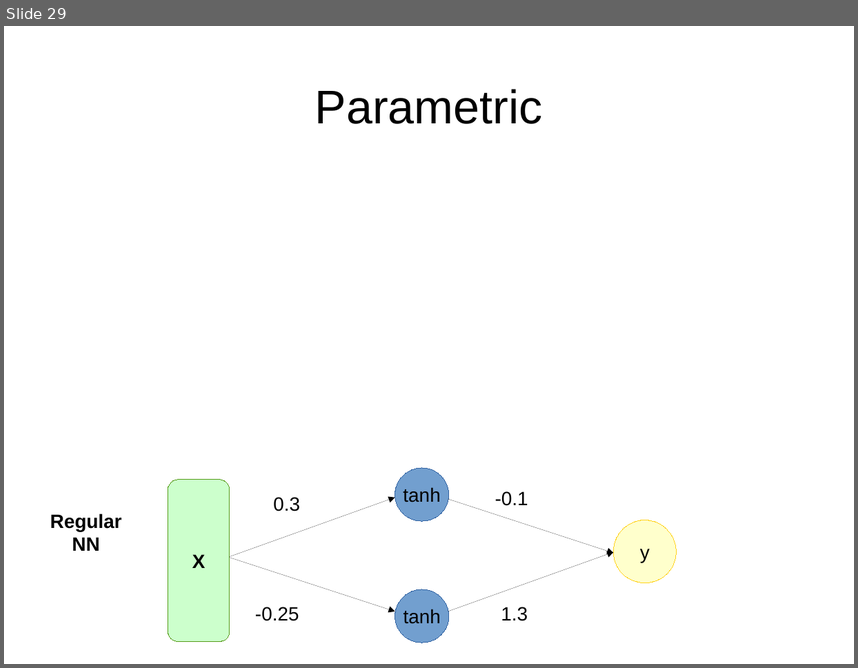
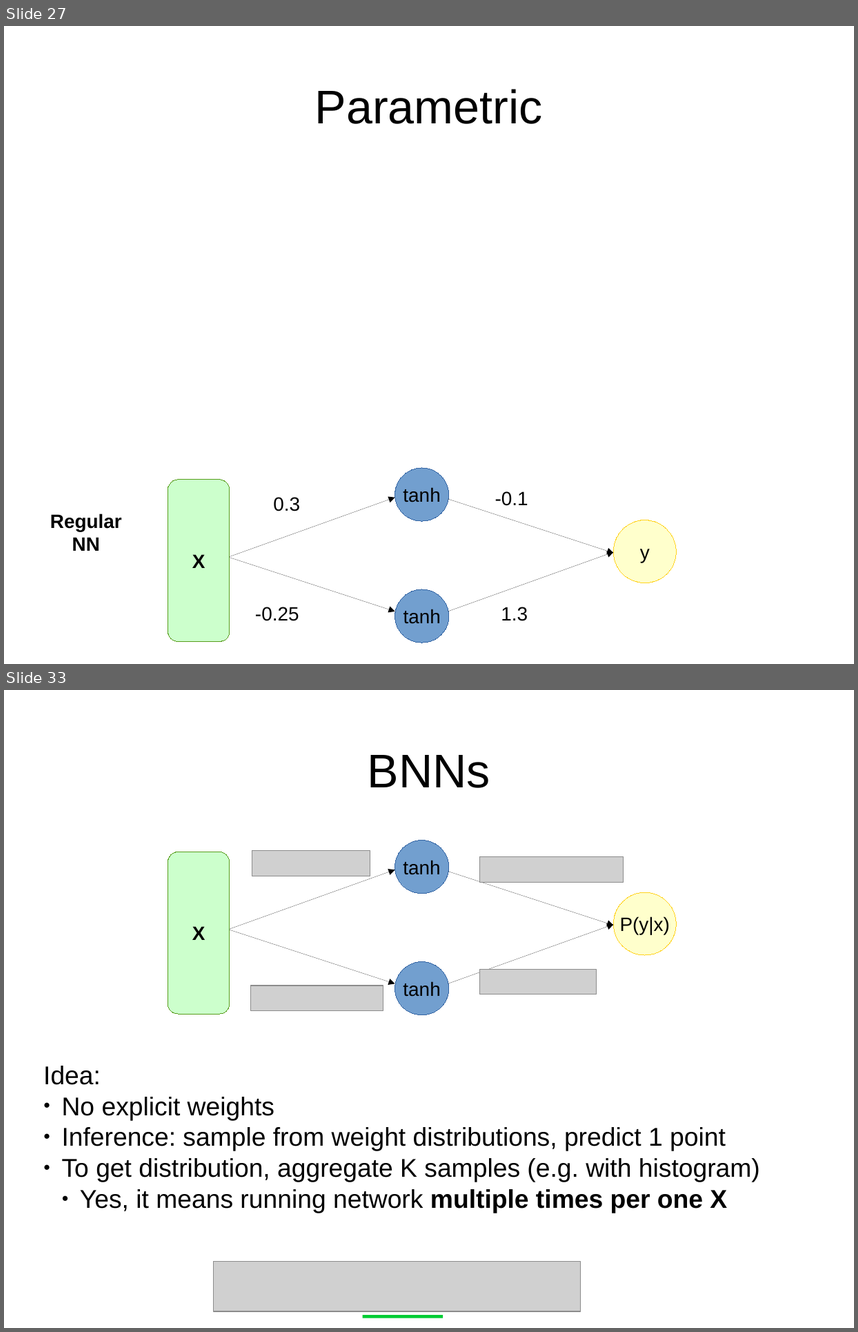
Before and after one commit to justheuristic/picsart_rl, a slide deck: day4/lecture_part1.odp. Shown one above the other, each under a label of ours: slide 29 before the commit, slides 27 and 33 after it; the slides between them are not shown. The pictures are 858x668 and 858x1332 pixels, drawn with LibreOffice and Linux fonts; fonts in the diff are those of the drawing; grey boxes stand for pictures. Boxes give left, top, right and bottom in pixels: in the first picture for what was removed or moved away, otherwise in the second. Text is boxed around its words. In the diff, an @@ line names an element or a change of style, - is before the commit and + after.

Commit message:
fix lecture titles, minor typos, major typos, etc.

```diff
--- a/day4/lecture_part1.odp
+++ b/day4/lecture_part1.odp
@@ slide 33 added at <box>4,690,854,1328</box>, background #FFFFFF @@
@@ title added at <box>368,755,490,788</box>, 44 pt, text #000000 @@
+BNNs
@@ freeform shape added at <box>168,852,230,1014</box>, fill #CCFFCC, outline #579D1C 0 pt, 18 pt, text #000000, bold @@
+X
@@ picture added at <box>252,851,370,876</box> @@
@@ ellipse added at <box>395,840,449,894</box>, fill #729FCF, outline #3465A4 0 pt, 18 pt, text #000000 @@
+tanh
@@ arrow added from (229, 929) to (395, 869), #000000 0 pt @@
@@ arrow added from (448, 871) to (613, 925), #000000 0 pt @@
@@ picture added at <box>480,856,624,882</box> @@
@@ ellipse added at <box>613,892,676,954</box>, fill #FFFFCC, outline #FFD320 0 pt, 18 pt, text #000000 @@
+P(y|x)
@@ arrow added from (229, 930) to (395, 984), #000000 0 pt @@
@@ arrow added from (448, 984) to (613, 925), #000000 0 pt @@
@@ ellipse added at <box>395,962,449,1015</box>, fill #729FCF, outline #3465A4 0 pt, 18 pt, text #000000 @@
+tanh
@@ picture added at <box>480,969,597,995</box> @@
@@ picture added at <box>251,985,383,1011</box> @@
@@ subtitle added at <box>43,1065,760,1213</box>, 24 pt, text #000000 @@
+Idea:
+● No explicit weights
+● Inference: sample from weight distributions, predict 1 point
+● To get distribution, aggregate K samples (e.g. with histogram)
+  ● Yes, it means running network multiple times per one X
@@ picture added at <box>214,1261,581,1312</box> @@
@@ line added from (363, 1317) to (443, 1317), #00CC33 2.89 pt @@
@@ what was slide 29 is now slide 27 @@
```
Also in this commit, not shown: 15 slides changed, 2 other slides added, 2 slides removed, 2 other files.
